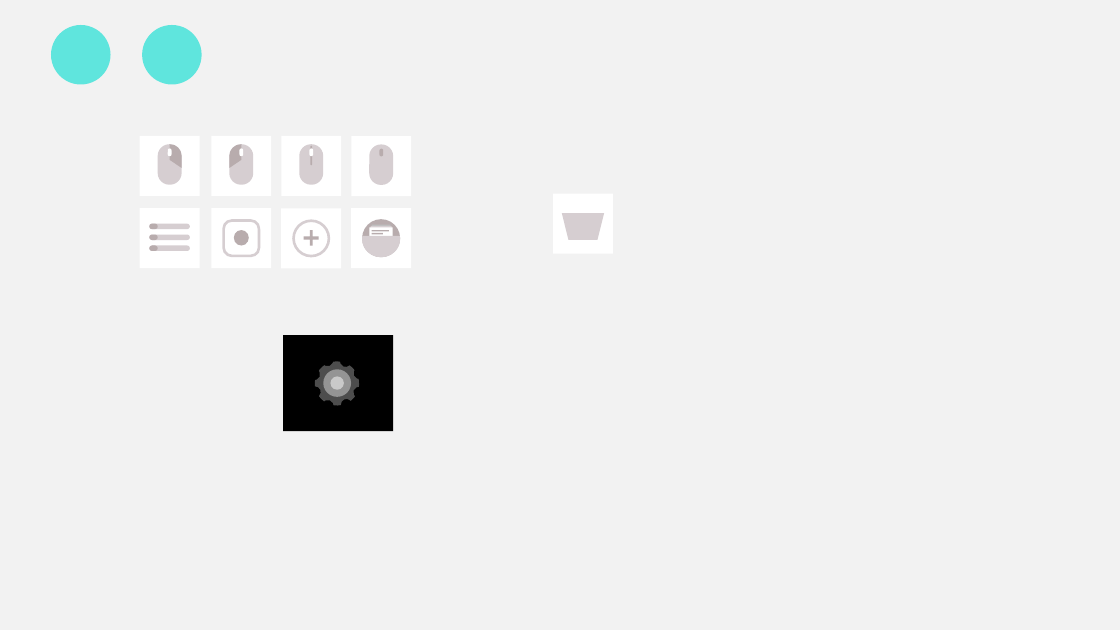
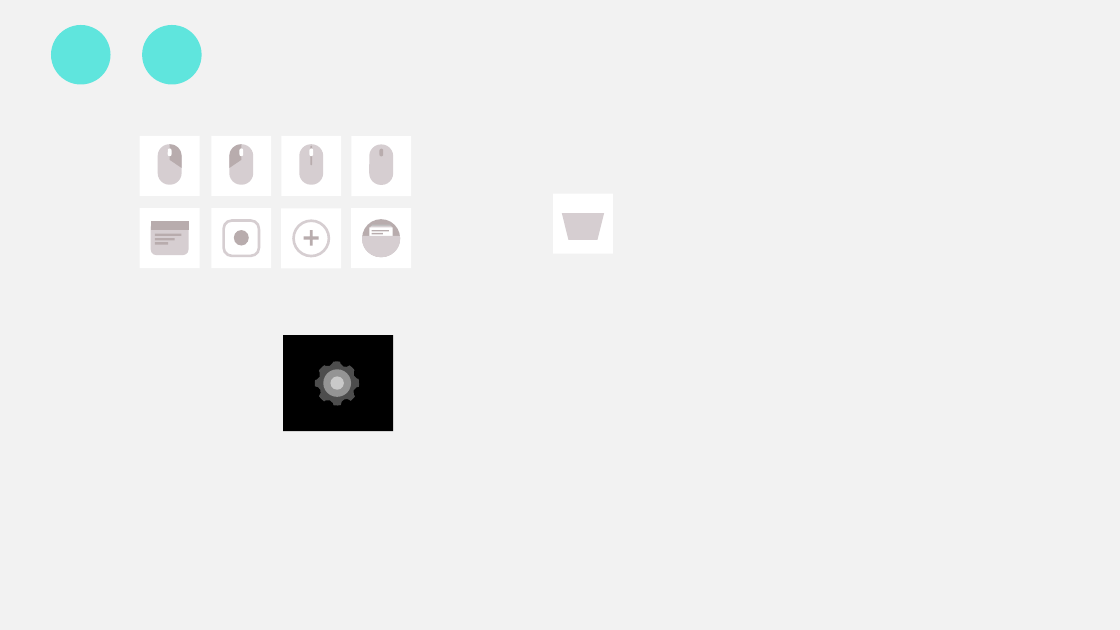
Before and after one commit to buger404/Emerald, a slide deck: slide 1 of UI.pptx. Drawn at 1120x630 pixels with LibreOffice and Linux fonts; fonts in the diff are those of the drawing. Boxes give left, top, right and bottom in pixels: in the first picture for what was removed or moved away, otherwise in the second. Text is boxed around its words. In the diff, an @@ line names an element or a change of style, - is before the commit and + after.

```diff
--- a/UI.pptx
+++ b/UI.pptx
@@ rounded rectangle: place and size @@
-rounded rectangle at [150,234,190,239]
+rounded rectangle at [152,223,187,254]
@@ rounded rectangle at [152,223,187,254]: outline none to #D6CED1 2.25 pt; proportions changed @@
@@ group removed at [150,223,190,250]: 5 rounded rectangles @@
@@ group added at [152,223,187,245]: 4 rectangles @@
```
Also in this commit, not shown: 10 other files.
